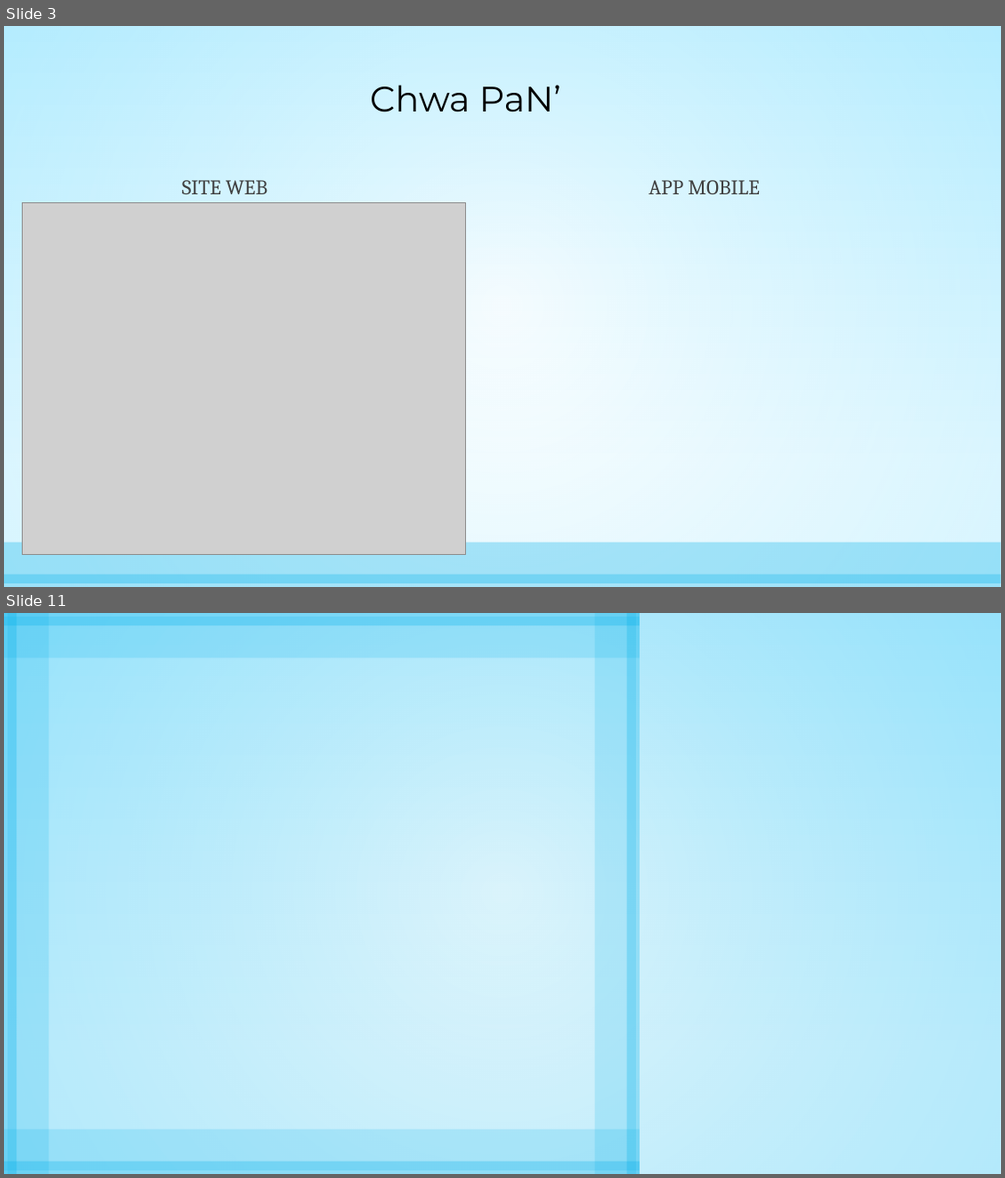
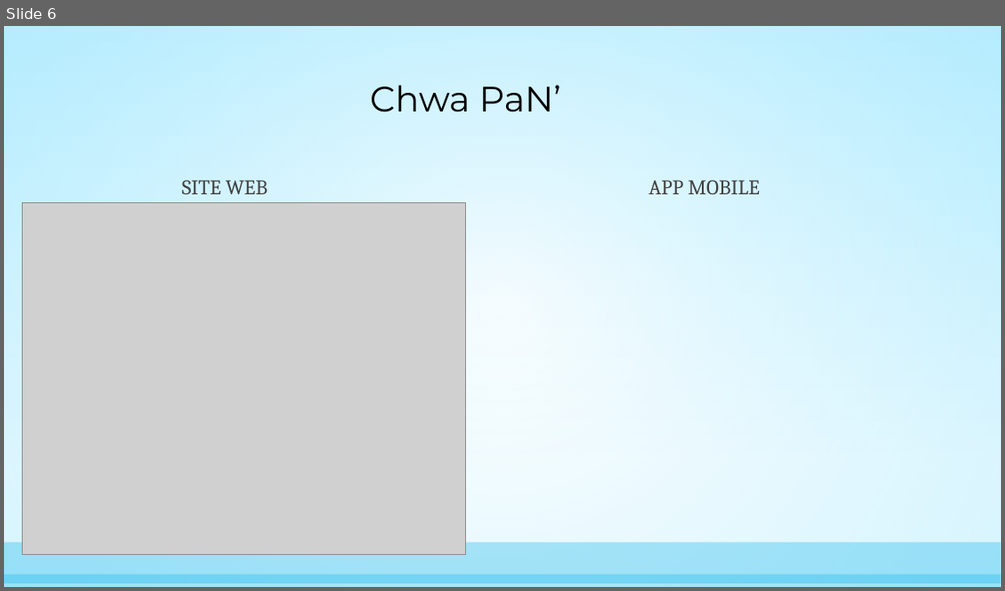
Before and after one commit to LysAMa/womenHackathon, a slide deck: Presentation/Chwa PaN’ - presentation.pptx. Shown one above the other, each under a label of ours: slides 3 and 11 before the commit, slide 6 after it; the slides between them are not shown. The pictures are 1005x1178 and 1005x591 pixels, drawn with LibreOffice and Linux fonts; fonts in the diff are those of the drawing; grey boxes stand for pictures. Boxes give left, top, right and bottom in pixels: in the first picture for what was removed or moved away, otherwise in the second. Text is boxed around its words. In the diff, an @@ line names an element or a change of style, - is before the commit and + after.

```diff
--- a/Presentation/Chwa PaN’ - presentation.pptx
+++ b/Presentation/Chwa PaN’ - presentation.pptx
@@ slide 11 removed at (4, 613, 1001, 1174), background gradient #C8F1FF to #FFFFFF; not listed: 1 template element that a slide beside it also shows @@
@@ rectangle removed at (4, 613, 1001, 1174) @@
@@ rectangle removed at (4, 617, 639, 657) @@
@@ rectangle removed at (4, 613, 639, 625) @@
@@ rectangle removed at (4, 613, 16, 1174) @@
@@ rectangle removed at (8, 613, 49, 1174) @@
@@ rectangle removed at (594, 613, 636, 1174) @@
@@ rectangle removed at (627, 613, 640, 1174) @@
@@ rectangle removed at (4, 1129, 639, 1170) @@
@@ rectangle removed at (4, 1161, 639, 1174) @@
@@ what was slide 3 is now slide 6 @@
```
Also in this commit, not shown: 1 slide changed, 11 slides added, 5 other slides removed, 1 other file.
